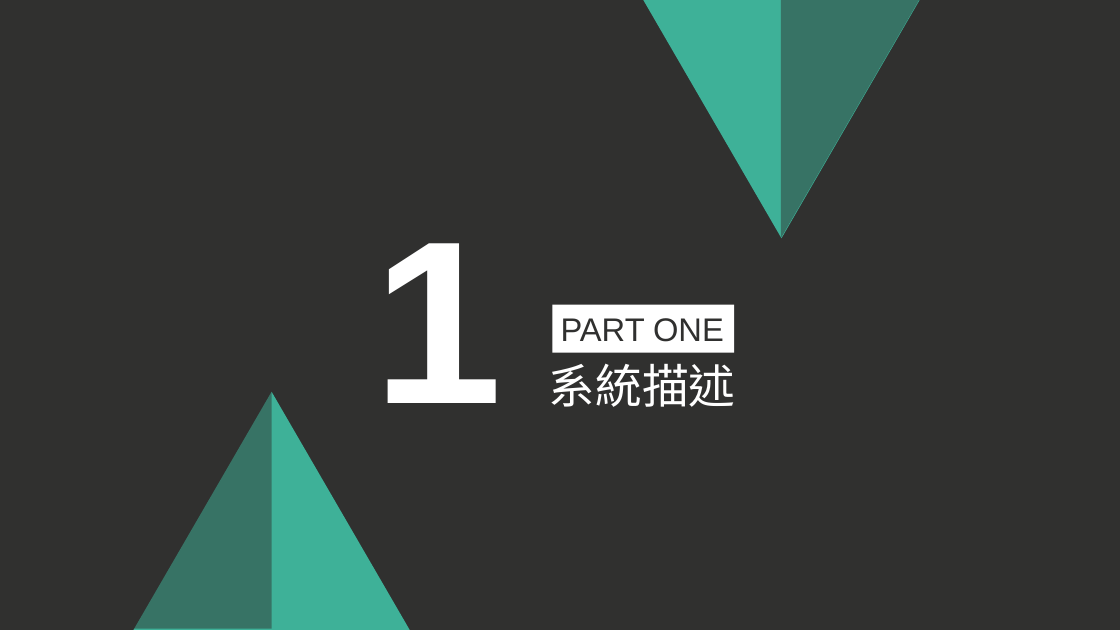
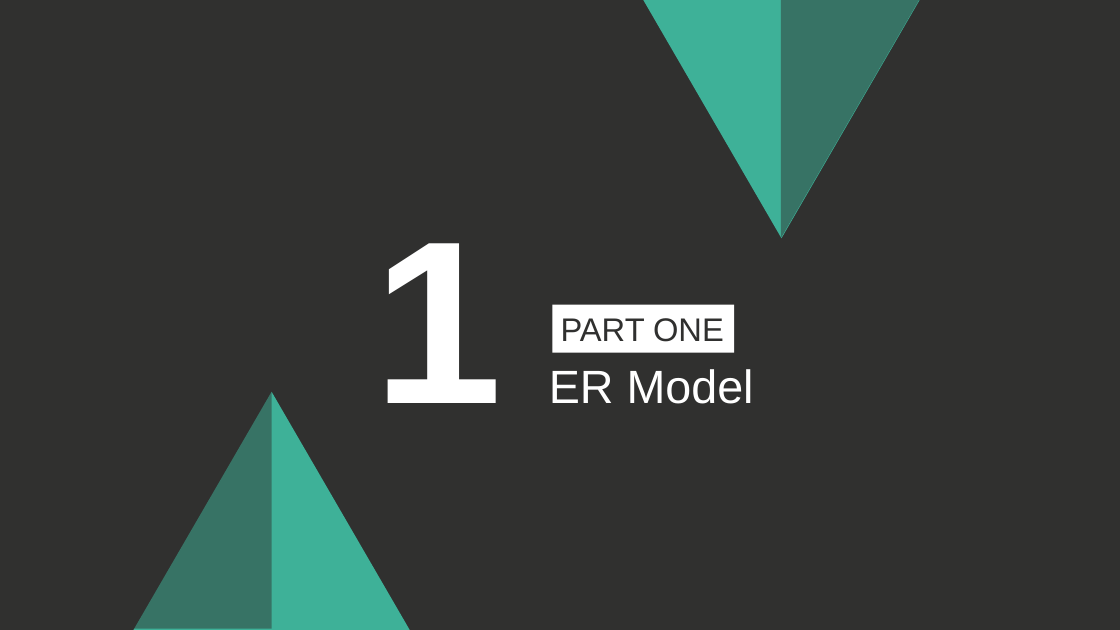
Before and after one commit to 13urgerKing/109-1DBMS, a slide deck: slide 3 of 109-1資料庫系統報告.pptx. Drawn at 1120x630 pixels with LibreOffice and Linux fonts; fonts in the diff are those of the drawing. Boxes give left, top, right and bottom in pixels: in the first picture for what was removed or moved away, otherwise in the second. Text is boxed around its words. In the diff, an @@ line names an element or a change of style, - is before the commit and + after.

```diff
--- a/109-1資料庫系統報告.pptx
+++ b/109-1資料庫系統報告.pptx
@@ text at box(549, 369, 754, 404): text changed @@
-系統描述
+ER Model
```
Also in this commit, not shown: 9 other slides changed, 9 slides added, 2 slides removed.
